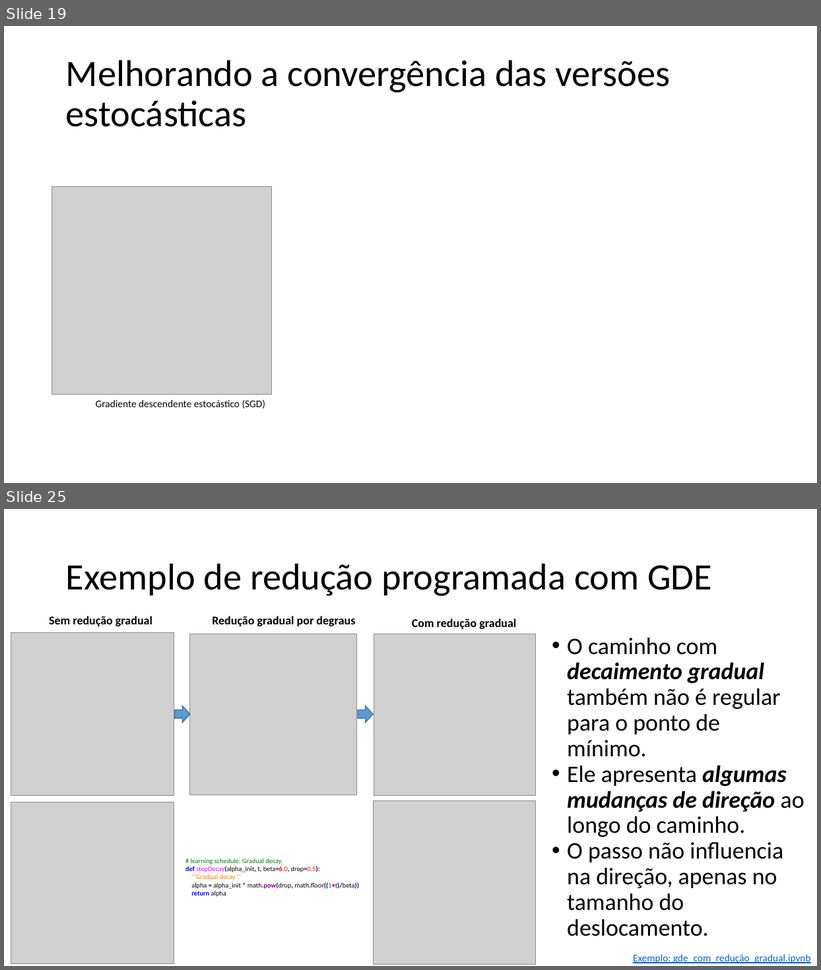
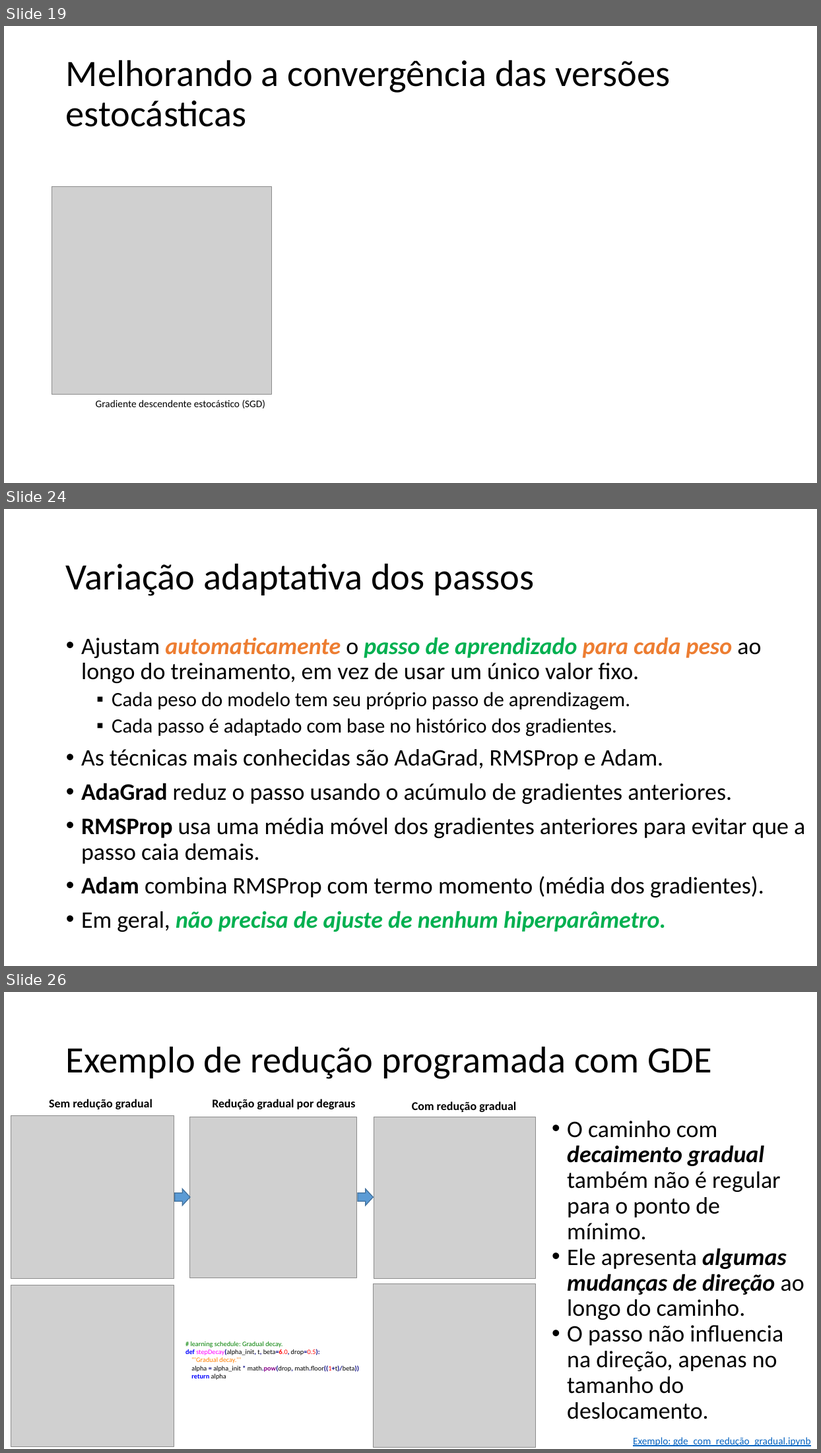
Before and after one commit to zz4fap/t319_aprendizado_de_maquina, a slide deck: slides/T319_Regressão_Linear (Parte III).pptx. Shown one above the other, each under a label of ours: slides 19 and 25 before the commit, slides 19, 24 and 26 after it; the slides between them are not shown. The pictures are 821x970 and 821x1453 pixels, drawn with LibreOffice and Linux fonts; fonts in the diff are those of the drawing; grey boxes stand for pictures. Boxes give left, top, right and bottom in pixels: in the first picture for what was removed or moved away, otherwise in the second. Text is boxed around its words. In the diff, an @@ line names an element or a change of style, - is before the commit and + after.

```diff
--- a/slides/T319_Regressão_Linear (Parte III).pptx
+++ b/slides/T319_Regressão_Linear (Parte III).pptx
@@ slide 24 added at (x1=4, y1=509, x2=817, y2=966), background #FFFFFF @@
@@ title added at (x1=66, y1=563, x2=535, y2=596), 44 pt, text #000000 @@
+Variação adaptativa dos passos
@@ text added at (x1=81, y1=637, x2=805, y2=932), 28 pt, text #000000 @@
+• Ajustam automaticamente o passo de aprendizado para cada peso ao longo do treinamento, em vez de usar um único valor fixo.
+  ▪ Cada peso do modelo tem seu próprio passo de aprendizagem.
+  ▪ Cada passo é adaptado com base no histórico dos gradientes.
+• As técnicas mais conhecidas são AdaGrad, RMSProp e Adam.
+• AdaGrad reduz o passo usando o acúmulo de gradientes anteriores.
+• RMSProp usa uma média móvel dos gradientes anteriores para evitar que a passo caia demais.
+• Adam combina RMSProp com termo momento (média dos gradientes).
+• Em geral, não precisa de ajuste de nenhum hiperparâmetro.
@@ what was slide 25 is now slide 26 @@
```
Also in this commit, not shown: 5 slides changed.
